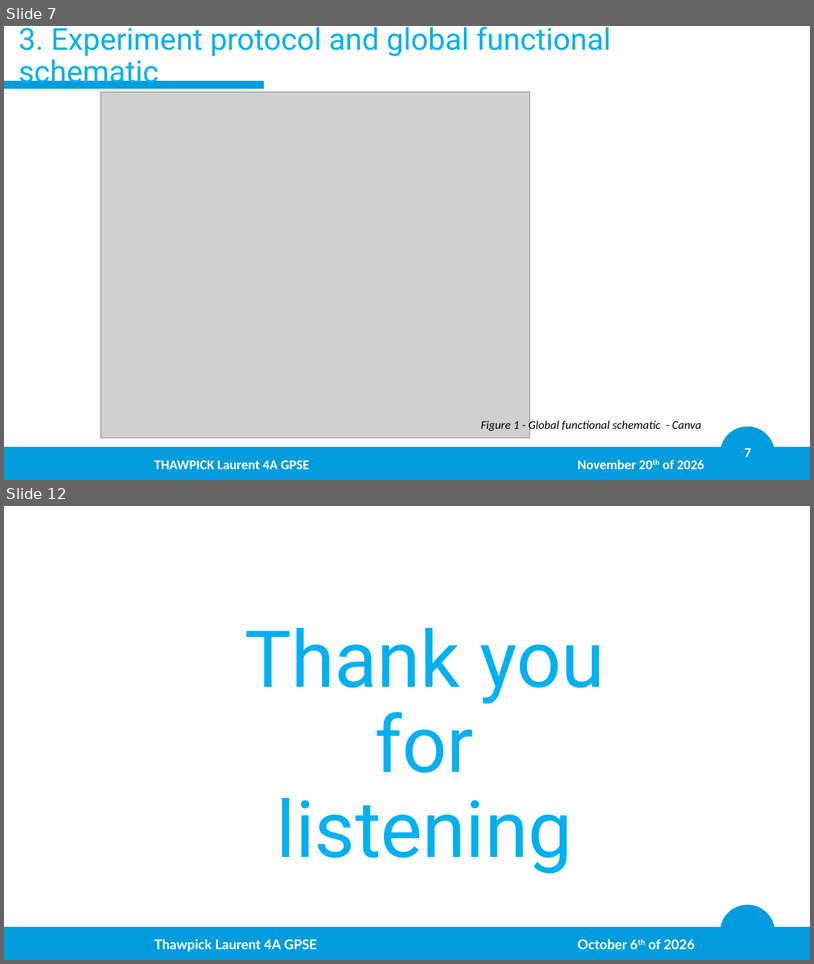
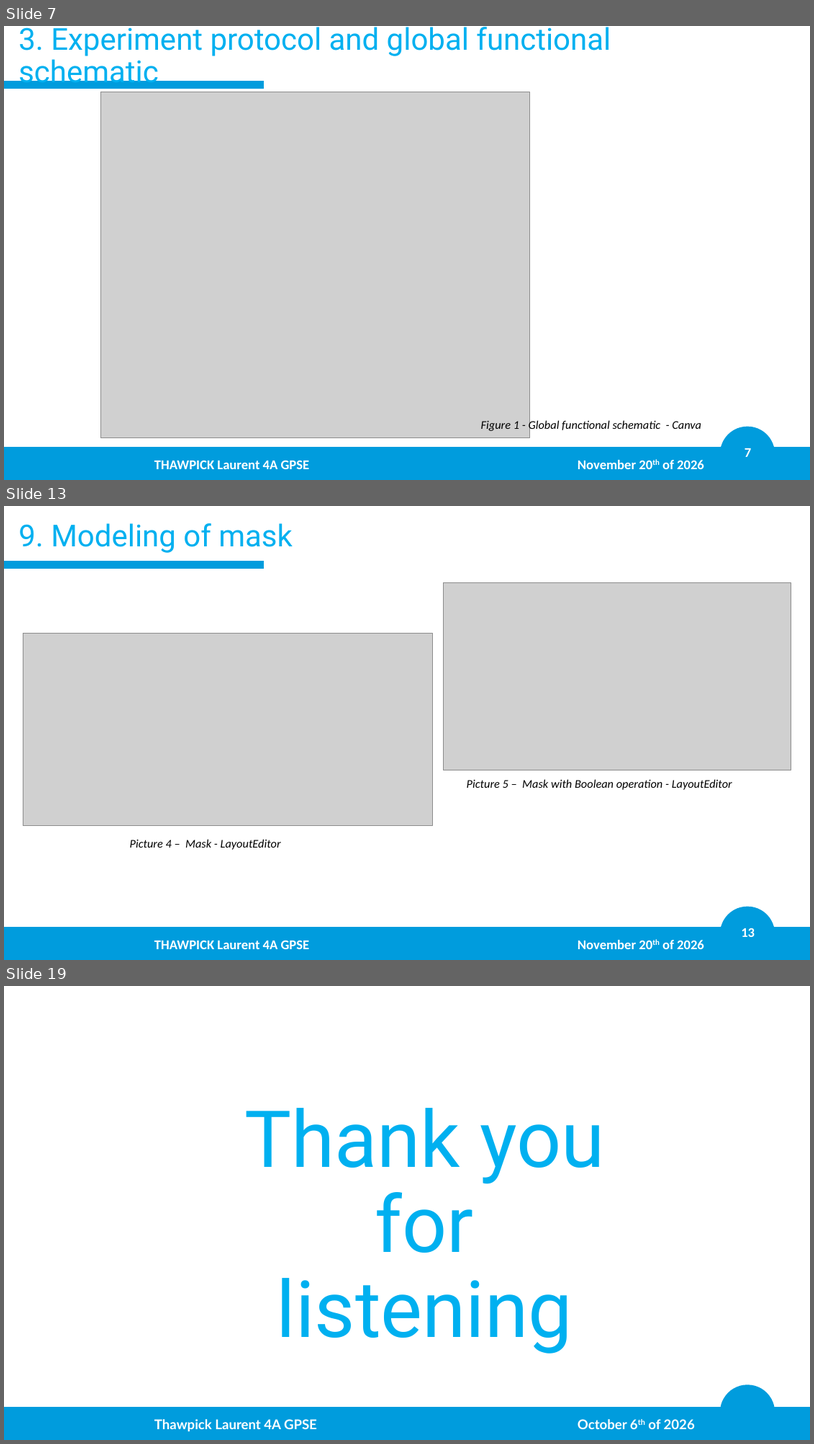
Before and after one commit to LaurentThaw/plasma-tubing, a slide deck: PDR for 20.11.26/PDR.pptx. Shown one above the other, each under a label of ours: slides 7 and 12 before the commit, slides 7, 13 and 19 after it; the slides between them are not shown. The pictures are 814x964 and 814x1444 pixels, drawn with LibreOffice and Linux fonts; fonts in the diff are those of the drawing; grey boxes stand for pictures; background and template pictures are left out. Boxes give left, top, right and bottom in pixels: in the first picture for what was removed or moved away, otherwise in the second. Text is boxed around its words. In the diff, an @@ line names an element or a change of style, - is before the commit and + after.

```diff
--- a/PDR for 20.11.26/PDR.pptx
+++ b/PDR for 20.11.26/PDR.pptx
@@ slide 13 added at (4, 506, 810, 960), background #FFFFFF; not listed: 4 template elements that a slide beside it also shows @@
@@ title added at (18, 523, 293, 553), 36 pt, text #00B0F0 @@
+9. Modeling of mask
@@ picture added at (444, 583, 792, 770) @@
@@ picture added at (23, 633, 432, 826) @@
@@ text added at (467, 779, 733, 790), 14 pt, text #000000, italic @@
+Picture 5 – Mask with Boolean operation - LayoutEditor
@@ text added at (130, 839, 281, 849), 14 pt, text #000000, italic @@
+Picture 4 – Mask - LayoutEditor
@@ text added at (154, 939, 705, 949), 16 pt, text #FFFFFF, bold @@
+THAWPICK Laurent 4A GPSE November 20th of 2026
@@ what was slide 12 is now slide 19 @@
```
Also in this commit, not shown: 3 slides changed, 8 other slides added, 2 slides removed, 3 other files.
